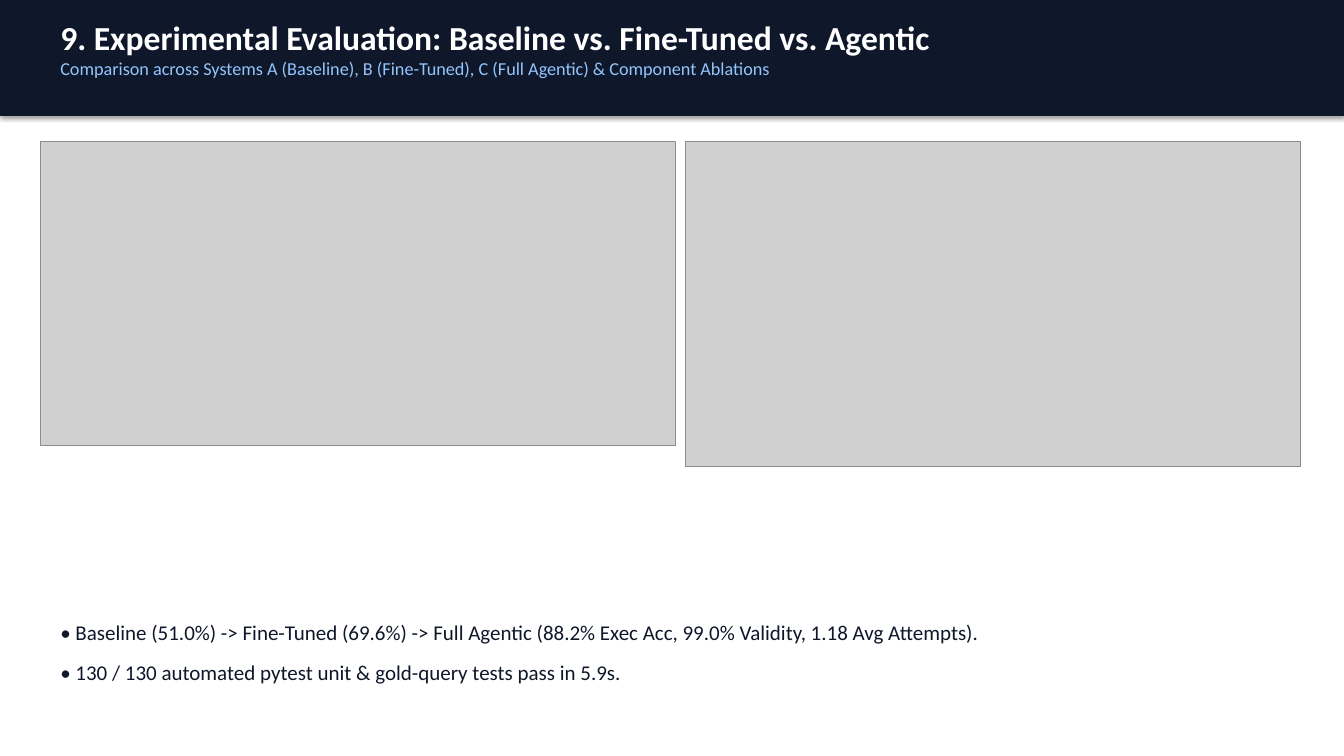
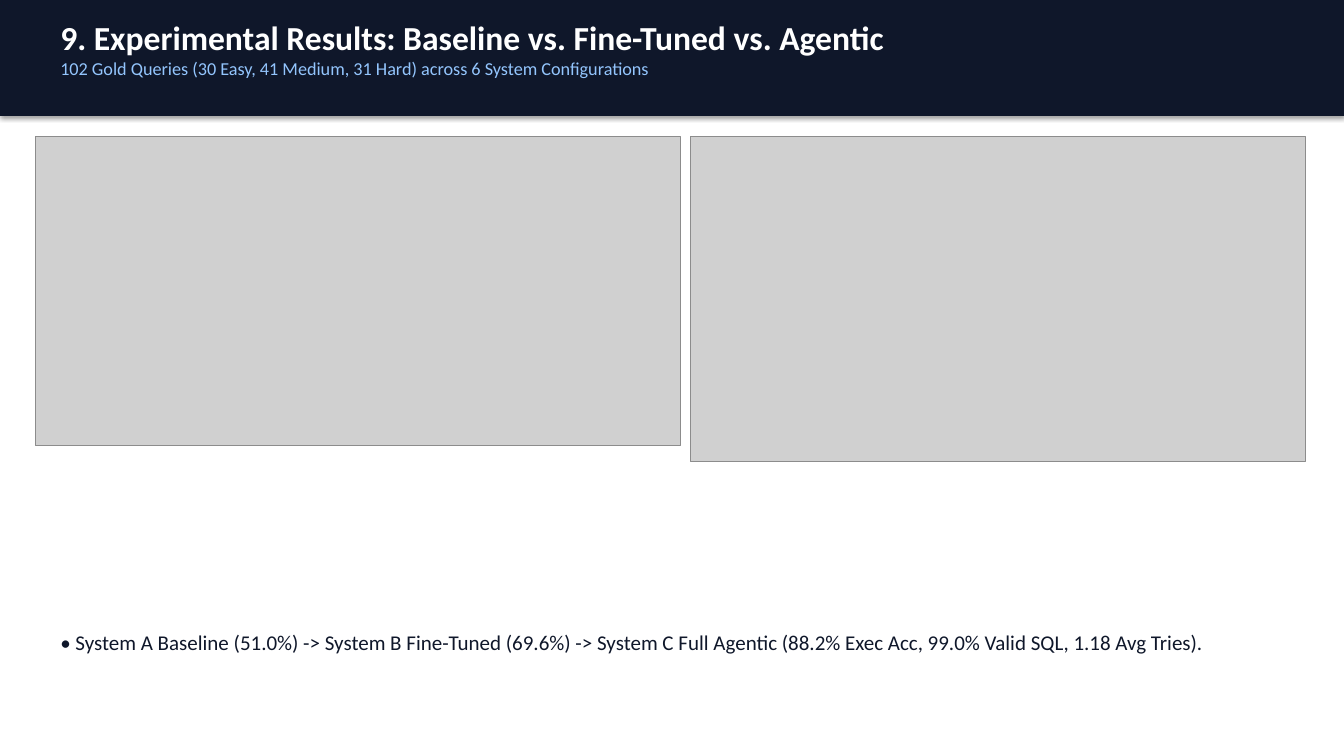
Before and after one commit to DeveshYadav85/text-to-sql, a slide deck: slide 10 of docs/Agentic_Text_to_SQL_Presentation.pptx. Drawn at 1344x756 pixels with LibreOffice and Linux fonts; fonts in the diff are those of the drawing; grey boxes stand for pictures. Boxes give left, top, right and bottom in pixels: in the first picture for what was removed or moved away, otherwise in the second. Text is boxed around its words. In the diff, an @@ line names an element or a change of style, - is before the commit and + after.

Commit message:
Update Project Report, Literature Table, and Presentation with complete Build Guide sections, code listings, and 6-way ablation study

```diff
--- a/docs/Agentic_Text_to_SQL_Presentation.pptx
+++ b/docs/Agentic_Text_to_SQL_Presentation.pptx
@@ text at (60,26,883,78): text changed @@
-9. Experimental Evaluation: Baseline vs. Fine-Tuned vs. Agentic
-Comparison across Systems A (Baseline), B (Fine-Tuned), C (Full Agentic) & Component Ablations
+9. Experimental Results: Baseline vs. Fine-Tuned vs. Agentic
+102 Gold Queries (30 Easy, 41 Medium, 31 Hard) across 6 System Configurations
@@ picture: place and size @@
-picture at (40,141,676,446)
+picture at (35,136,681,446)
@@ picture: place and size @@
-picture at (686,141,1301,467)
+picture at (691,136,1306,462)
@@ text at (75,635,1202,654): text changed @@
-• Baseline (51.0%) -> Fine-Tuned (69.6%) -> Full Agentic (88.2% Exec Acc, 99.0% Validity, 1.18 Avg Attempts).
-• 130 / 130 automated pytest unit & gold-query tests pass in 5.9s.
+• System A Baseline (51.0%) -> System B Fine-Tuned (69.6%) -> System C Full Agentic (88.2% Exec Acc, 99.0% Valid SQL, 1.18 Avg Tries).
```
Also in this commit, not shown: 10 other slides changed, 1 slide added, 1 slide removed, 5 other files.
